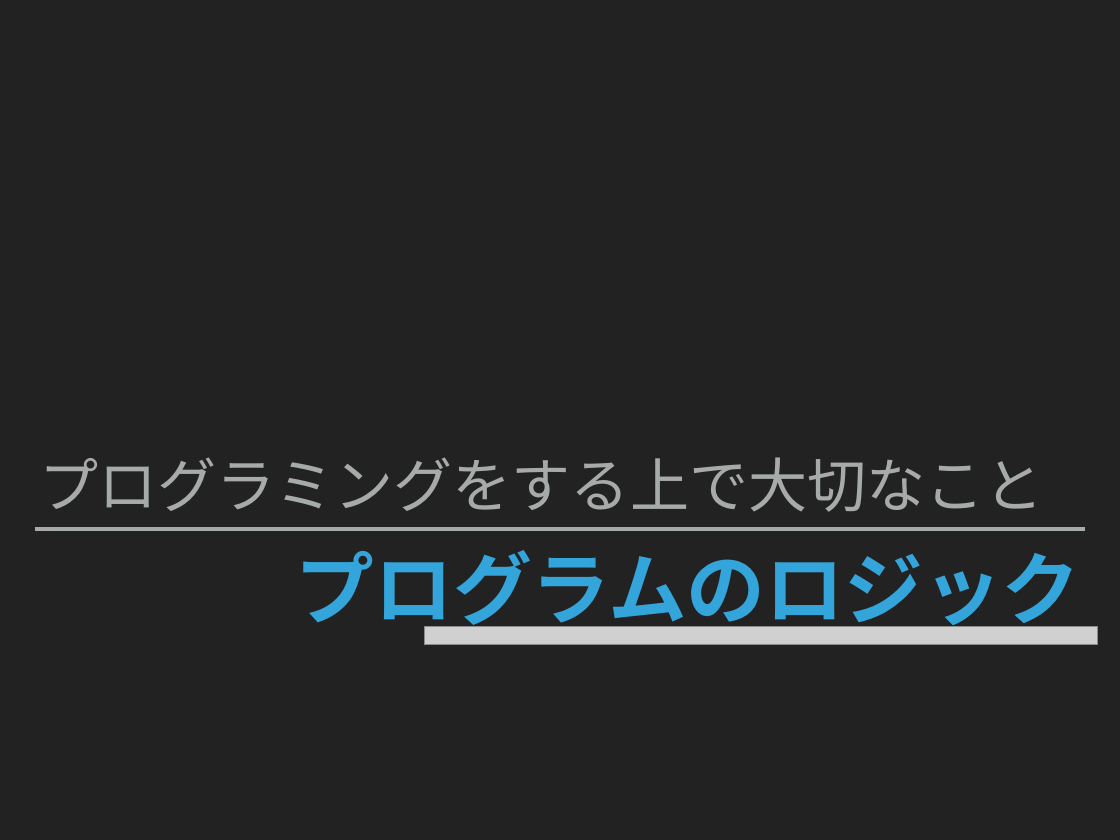
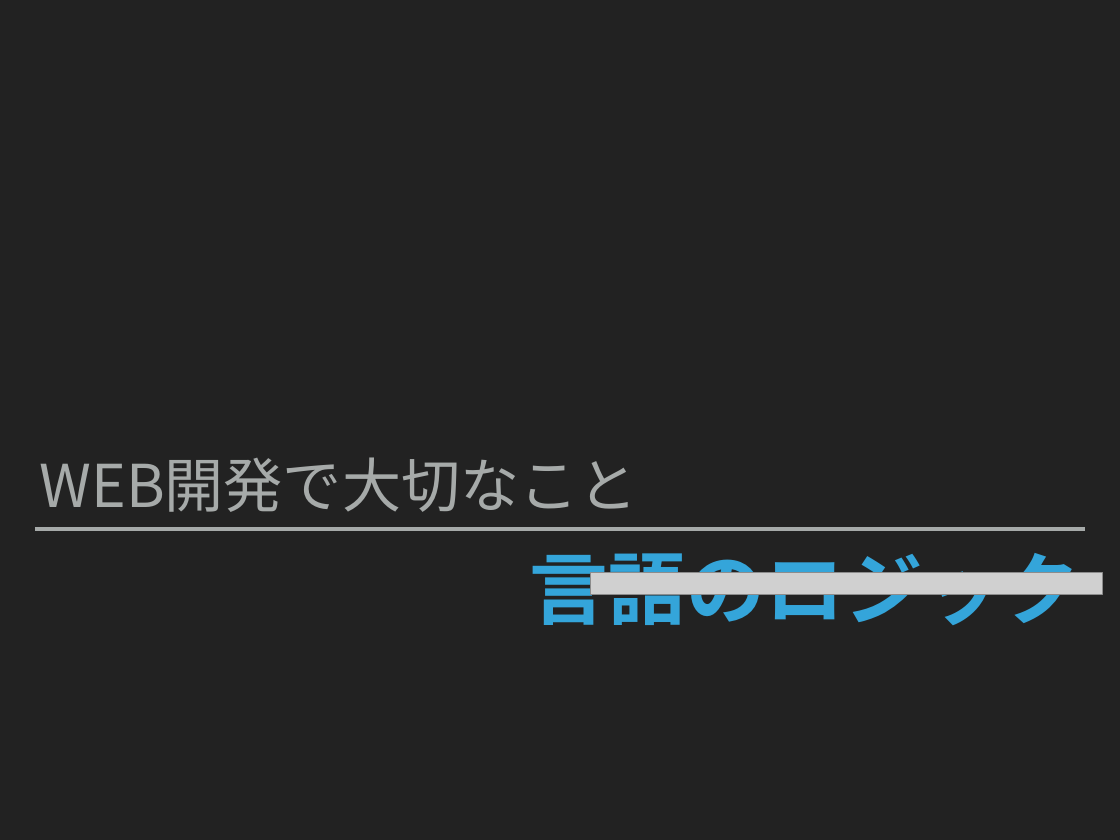
Before and after one commit to nadollin/Web-Education, a slide deck: slide 6 of Lecture 1/WebEducation Lecture1_jp.pptx. Drawn at 1120x840 pixels with LibreOffice and Linux fonts; fonts in the diff are those of the drawing; grey boxes stand for pictures. Boxes give left, top, right and bottom in pixels: in the first picture for what was removed or moved away, otherwise in the second. Text is boxed around its words. In the diff, an @@ line names an element or a change of style, - is before the commit and + after.

```diff
--- a/Lecture 1/WebEducation Lecture1_jp.pptx
+++ b/Lecture 1/WebEducation Lecture1_jp.pptx
@@ text at <box>39,457,637,512</box>: text changed @@
-プログラミングをする上で大切なこと
+WEB開発で大切なこと
@@ title at <box>529,553,1080,625</box>: text changed @@
-プログラムのロジック
+言語のロジック
@@ picture: place and size @@
-picture at <box>425,626,1098,645</box>
+picture at <box>590,573,1103,594</box>
```
Also in this commit, not shown: 9 other slides changed, 1 slide added, 3 slides removed, 1 other file.
